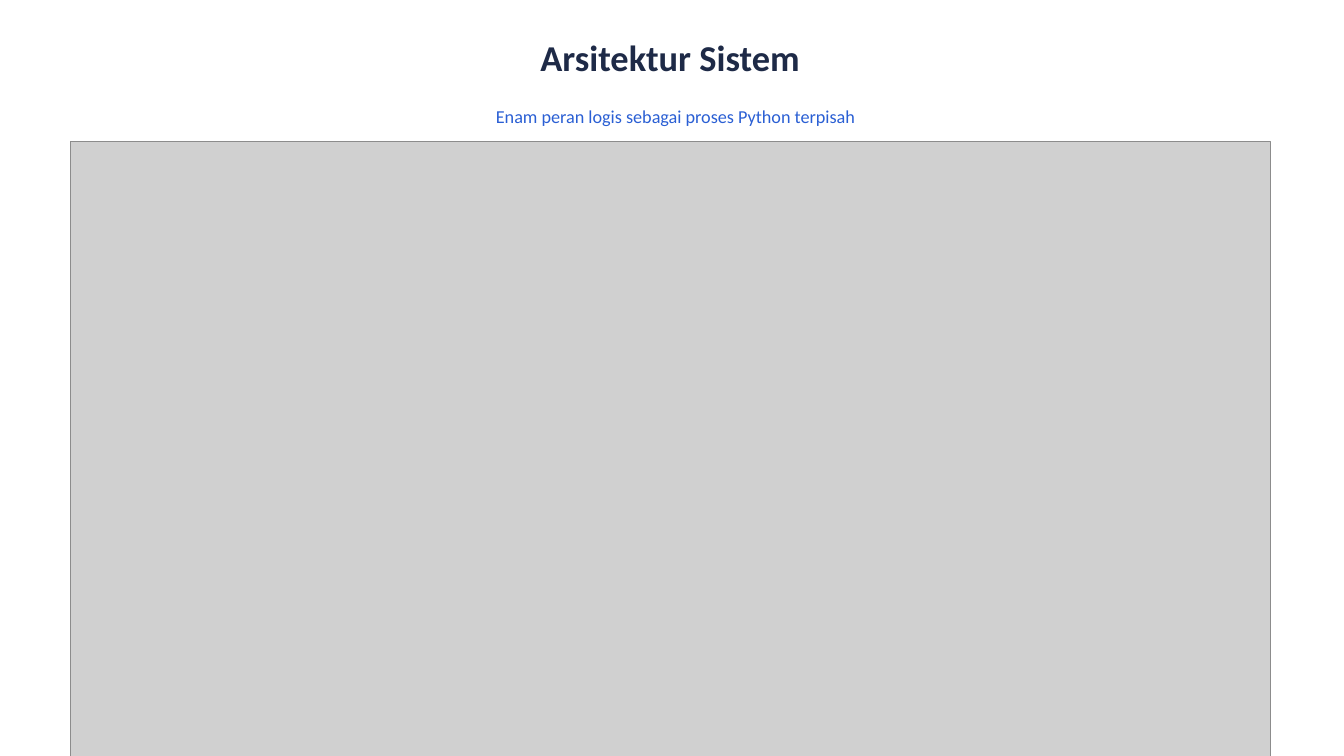
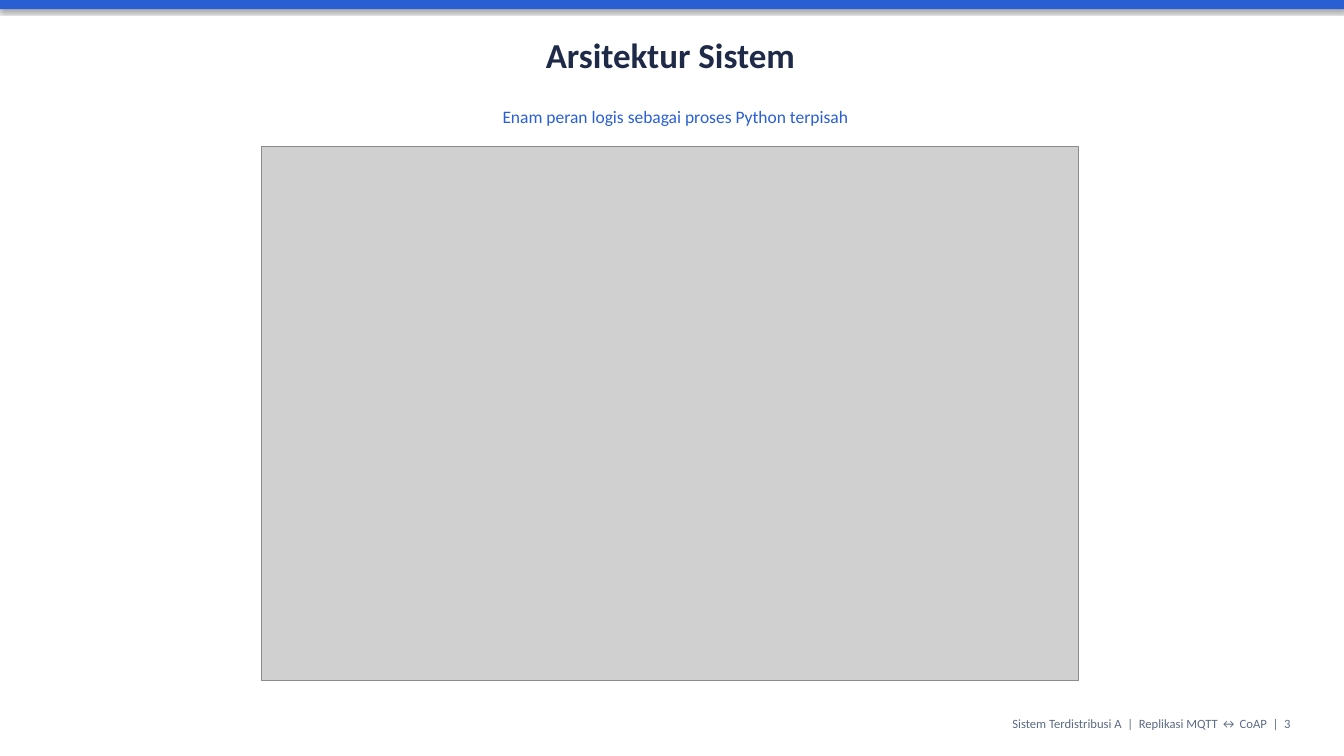
Before and after one commit to bangdhidotcom/sistem-terdistribusi-mqtt-coap, a slide deck: slide 3 of slide/Slide_Presentasi.pptx. Drawn at 1344x756 pixels with LibreOffice and Linux fonts; fonts in the diff are those of the drawing; grey boxes stand for pictures. Boxes give left, top, right and bottom in pixels: in the first picture for what was removed or moved away, otherwise in the second. Text is boxed around its words. In the diff, an @@ line names an element or a change of style, - is before the commit and + after.

```diff
--- a/slide/Slide_Presentasi.pptx
+++ b/slide/Slide_Presentasi.pptx
@@ rectangle added at (x1=0, y1=0, x2=1344, y2=9), fill #2A5FD4 @@
@@ text "Arsitektur Sistem" at (x1=546, y1=43, x2=794, y2=69): size 26 to 25 pt @@
@@ text "Enam peran logis sebagai proses ..." at (x1=503, y1=111, x2=848, y2=126): size 13 to 12.5 pt @@
@@ picture removed at (x1=71, y1=141, x2=1270, y2=756) @@
@@ picture added at (x1=262, y1=146, x2=1079, y2=681) @@
@@ text added at (x1=1012, y1=719, x2=1290, y2=730), 9 pt, text #5B6B84 @@
+Sistem Terdistribusi A | Replikasi MQTT ↔ CoAP | 3
```
Also in this commit, not shown: 8 other slides changed, 3 slides added, 1 slide removed, 29 other files.
